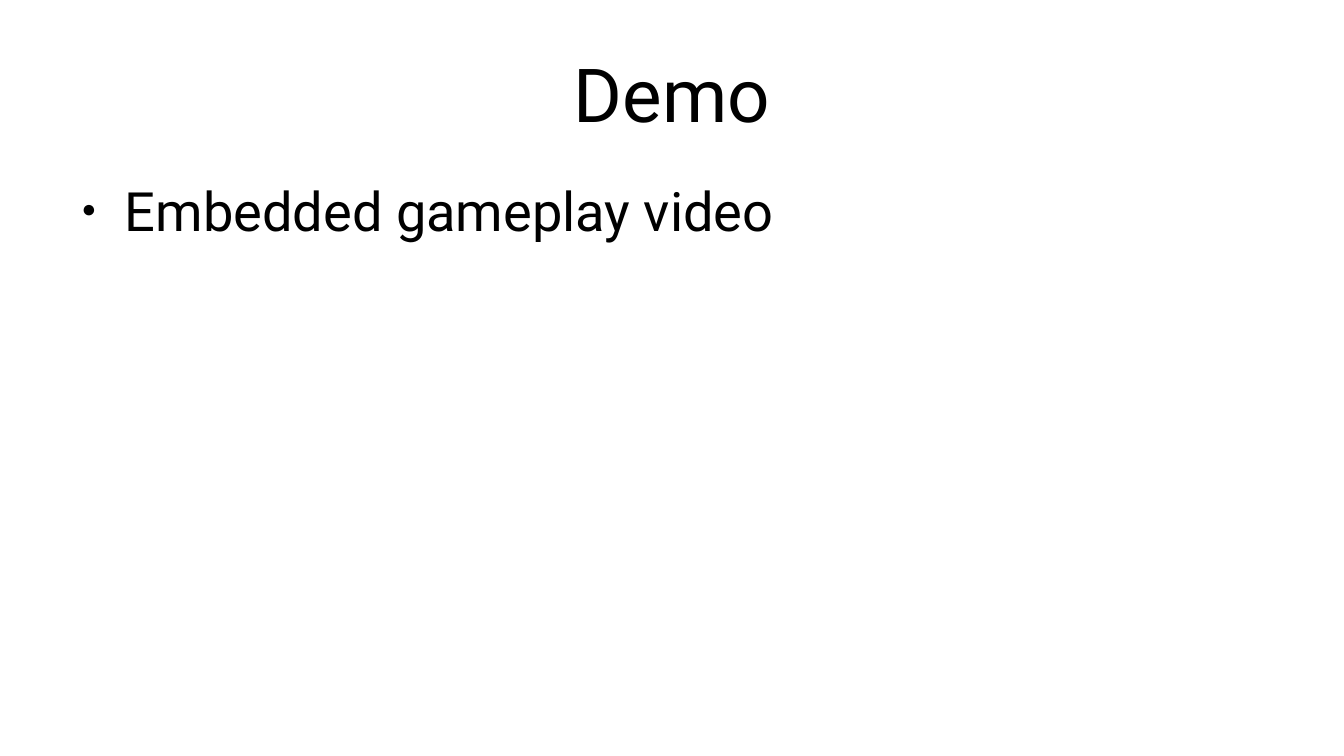
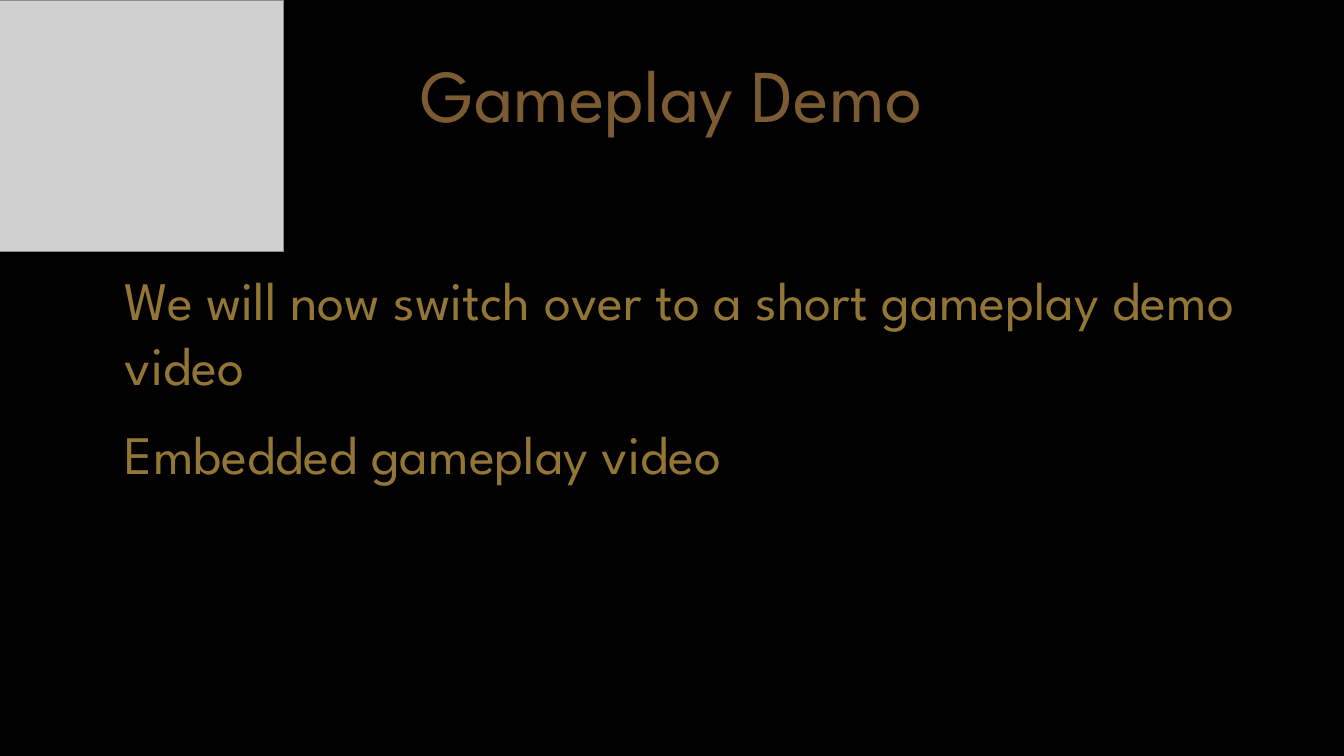
Before and after one commit to ZeusOfTheCrows/comp150-game, a slide deck: slide 9 of Investment Pitch Resources/Slide Deck.pptx. Drawn at 1344x756 pixels with LibreOffice and Linux fonts; fonts in the diff are those of the drawing; grey boxes stand for pictures. Boxes give left, top, right and bottom in pixels: in the first picture for what was removed or moved away, otherwise in the second. Text is boxed around its words. In the diff, an @@ line names an element or a change of style, - is before the commit and + after.

Commit message:
Updated powerpoint with visual styles, added Samurai.png

```diff
--- a/Investment Pitch Resources/Slide Deck.pptx
+++ b/Investment Pitch Resources/Slide Deck.pptx
@@ background #FFFFFF to #000000 @@
@@ picture added at (x1=0, y1=0, x2=284, y2=251) @@
@@ text at (x1=421, y1=71, x2=923, y2=138): text changed; font Roboto to League Spartan; text colour #000000 to #7C5B33 @@
-Demo
+Gameplay Demo
@@ text at (x1=125, y1=283, x2=1235, y2=386): paragraph added @@
+● We will now switch over to a short gameplay demo video
@@ text at (x1=125, y1=437, x2=722, y2=486): font Roboto to League Spartan, text colour #000000 to #937535 in "Embedded gameplay video" @@
```
Also in this commit, not shown: 14 other slides changed, 6 slides added, 6 slides removed, 1 other file.
